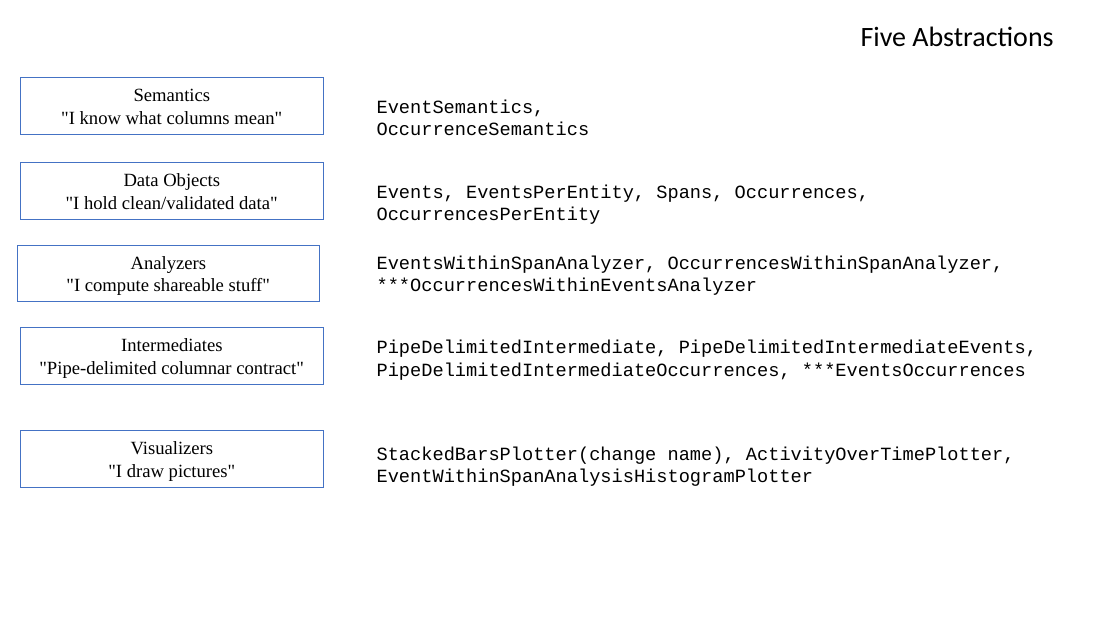
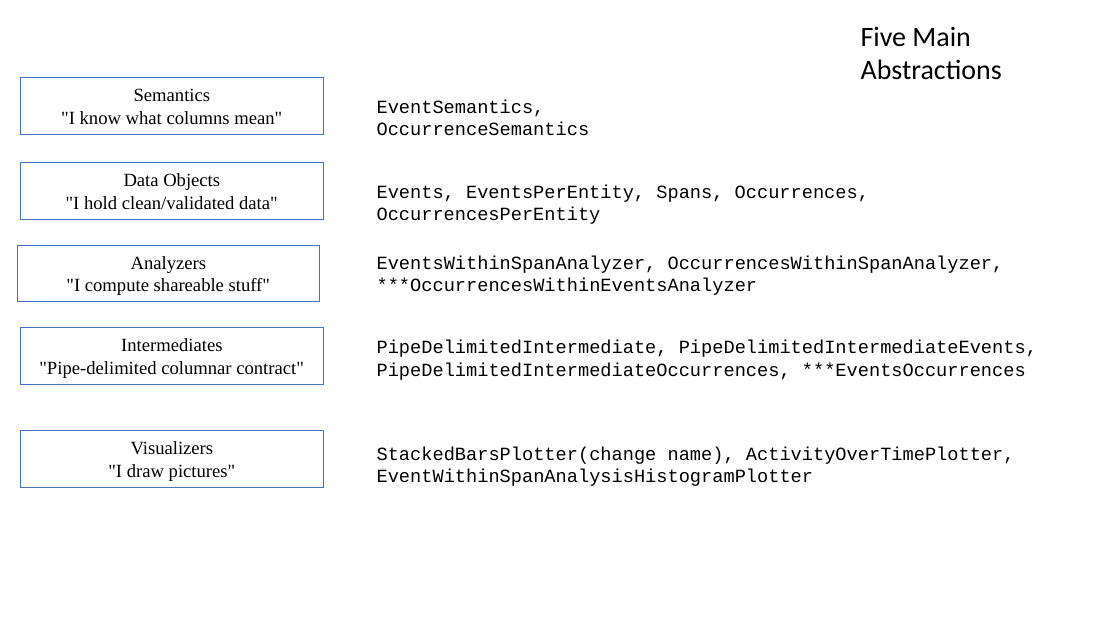
Before and after one commit to djarenas/eventus, a slide deck: slide 10 of eventus_architecture.pptx (slide 4 before the commit). Drawn at 1120x630 pixels with LibreOffice and Linux fonts; fonts in the diff are those of the drawing. Boxes give left, top, right and bottom in pixels: in the first picture for what was removed or moved away, otherwise in the second. Text is boxed around its words. In the diff, an @@ line names an element or a change of style, - is before the commit and + after.

```diff
--- a/eventus_architecture.pptx
+++ b/eventus_architecture.pptx
@@ text at (861, 26, 1002, 80): text changed @@
-Five Abstractions
+Five Main Abstractions
```
Also in this commit, not shown: 3 other slides changed, 13 slides added, 56 other files.
